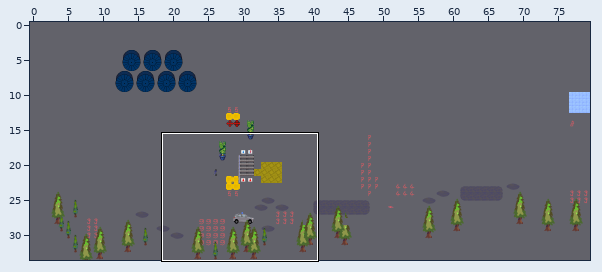
Level history. Tiled map (JSON): maps/zl-outside.json. The picture above shows the old version from afar; the outline marks the close-up.
Close-up. Before the edit:
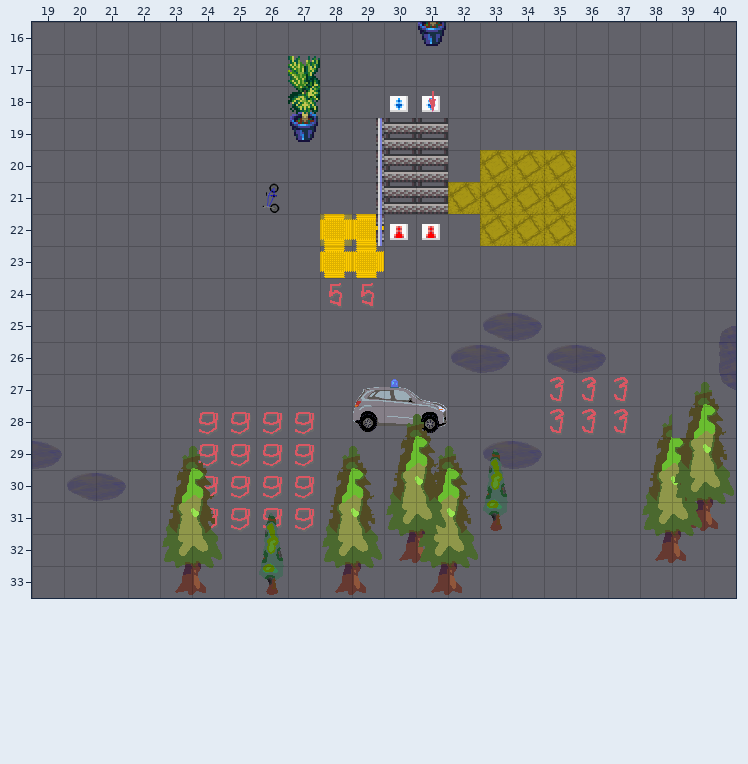
Cells are 32x32 px. Shown: x 19..40, y 16..33. The commit also changed other parts of the map, which this record leaves out.
After:
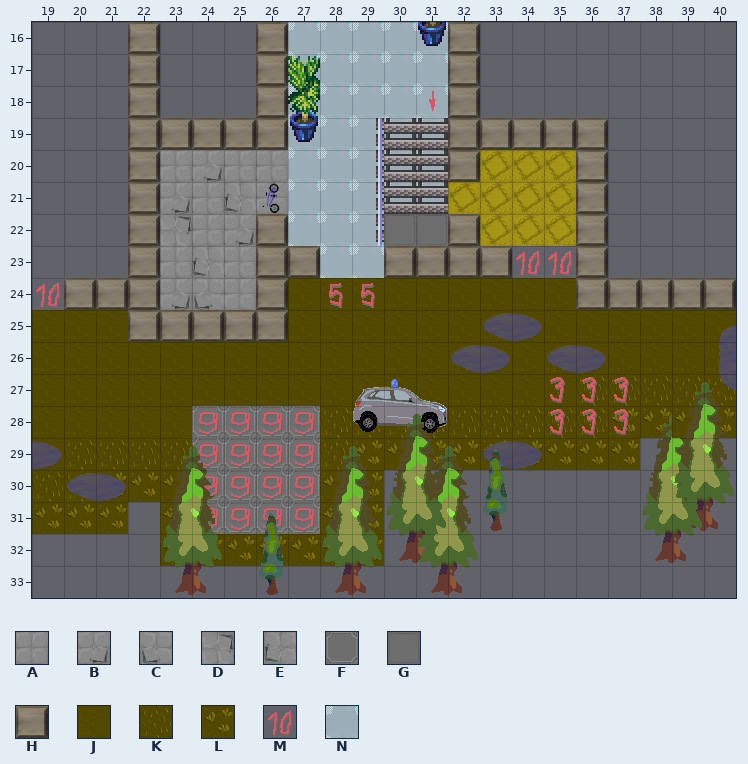
Key: from "floortileset": A 0, B 13, C 13 flipped left-right, D 13 turned 270, E 13 turned 90, F 28, G 31, H 35, J 48, K 49, L 51; from "z-Labor": M 9; from "z-Labor-floor3434": N 24.
_ is an empty cell.
Tiles of an added or newly shown layer are drawn over the layers below it.
From old to new:
{"where": "layer \"floor\" (now shown)"}
{"y":16,"x":22,"old":"_","new":"H"}
{"y":16,"x":26,"old":"_______","new":"HNNNNNH"}
{"y":17,"x":22,"old":"_","new":"H"}
{"y":17,"x":26,"old":"_______","new":"HNNNNNH"}
{"y":18,"x":22,"old":"_","new":"H"}
{"y":18,"x":26,"old":"_______","new":"HNNNNNH"}
{"y":19,"x":22,"old":"_______________","new":"HHHHHNNNNNHHHHH"}
{"y":20,"x":22,"old":"___________","new":"HABAANNNNNH"}
{"y":20,"x":36,"old":"_","new":"H"}
{"y":21,"x":22,"old":"__________","new":"HBAEANNNNN"}
{"y":21,"x":36,"old":"_","new":"H"}
{"y":22,"x":22,"old":"___________","new":"HDABHNNNGGH"}
{"y":22,"x":36,"old":"_","new":"H"}
{"y":23,"x":22,"old":"_______________","new":"HAEAHHNNHHHHMMH"}
{"y":24,"x":19,"old":"______________________","new":"MHHHBCAHJJJJJJJJJHHHHH"}
{"y":25,"x":19,"old":"______________________","new":"JJJHHHHHJJJJJJJJJJJJJJ"}
{"y":26,"x":19,"old":"______________________","new":"JJJJJJJJJJJJJJJJJJJJJJ"}
{"y":27,"x":19,"old":"______________________","new":"JJJJJJJJJJJJJJJJJKKKKK"}
{"y":28,"x":19,"old":"______________________","new":"JJJJJFFFFKKKKKKKKKLLLL"}
{"y":29,"x":19,"old":"___________________","new":"JKKKKFFFFKLLLLLLLLL"}
{"y":30,"x":19,"old":"___________","new":"KKLLLFFFFLL"}
{"y":31,"x":19,"old":"___","new":"LLL"}
{"y":31,"x":23,"old":"_______","new":"LFFFFLL"}
{"y":32,"x":23,"old":"_______","new":"LLLLLLL"}
{"label":"added","picture_box":[32,22,736,566]}
